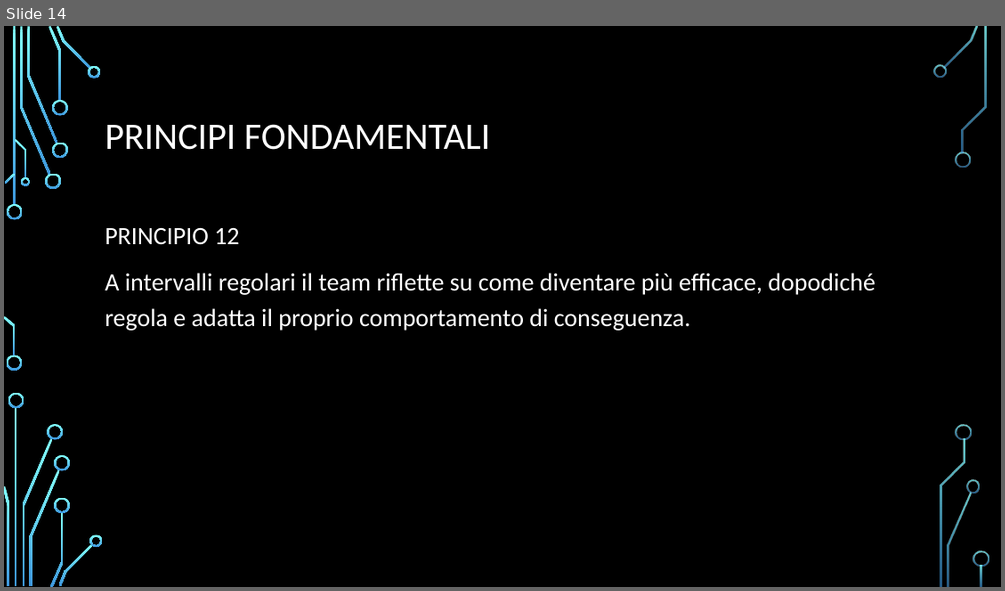
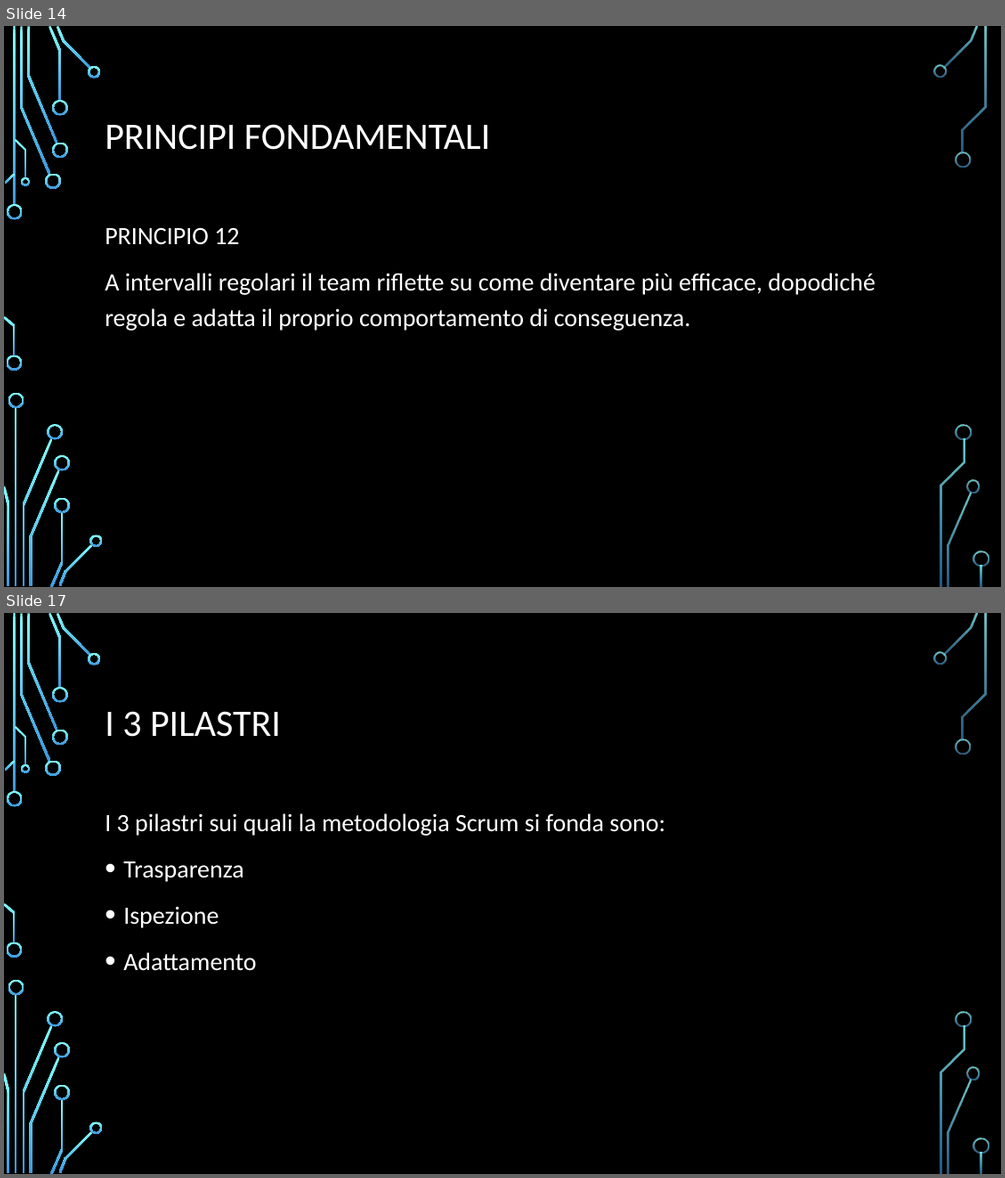
Before and after one commit to abruso/Agile, a slide deck: AGILE.pptx. Shown one above the other, each under a label of ours: slide 14 before the commit, slides 14 and 17 after it; the slides between them are not shown. The pictures are 1005x591 and 1005x1178 pixels, drawn with LibreOffice and Linux fonts; fonts in the diff are those of the drawing; background and template pictures are left out. Boxes give left, top, right and bottom in pixels: in the first picture for what was removed or moved away, otherwise in the second. Text is boxed around its words. In the diff, an @@ line names an element or a change of style, - is before the commit and + after.

Commit message:
Scrum
+ Scrum framework
+ pdf updated
+ read me updated

```diff
--- a/AGILE.pptx
+++ b/AGILE.pptx
@@ slide 17 added at <box>4,613,1001,1174</box>, background picture (left out); not listed: 36 template elements that a slide beside it also shows @@
@@ title added at <box>105,711,281,737</box>, 36 pt, text #FFFFFF @@
+I 3 PILASTRI
@@ text added at <box>105,813,665,971</box>, 24 pt, text #FFFFFF @@
+I 3 pilastri sui quali la metodologia Scrum si fonda sono:
+• Trasparenza
+• Ispezione
+• Adattamento
```
Also in this commit, not shown: 2 slides changed, 3 other slides added, 2 other files.
